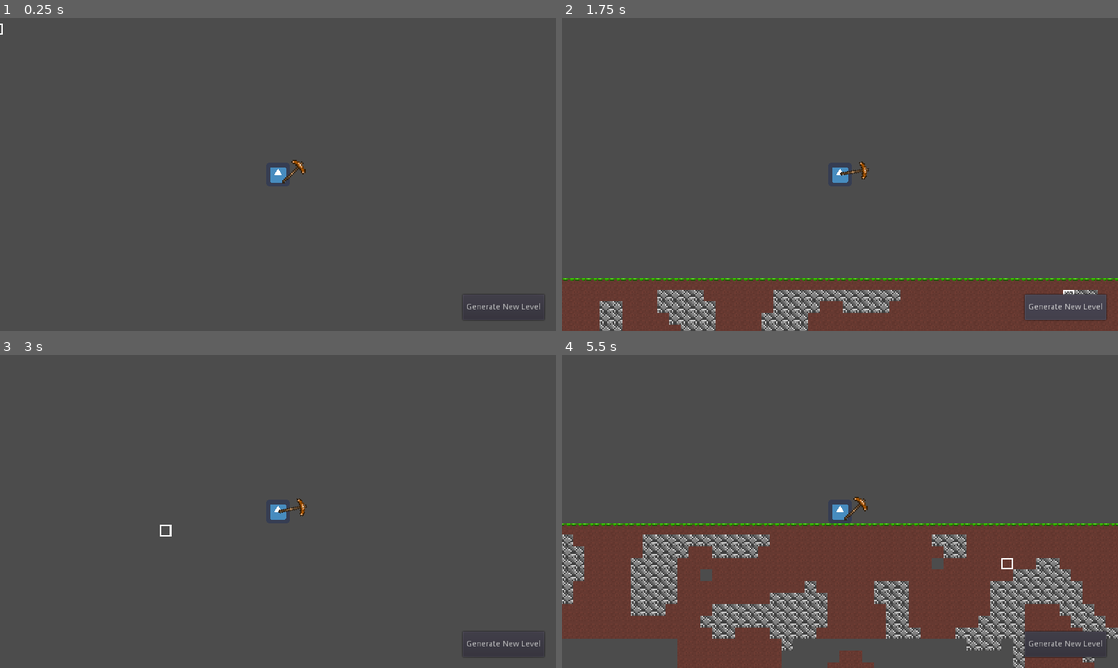
Above: before the commit, frames 1-4 (two rows, left to right).
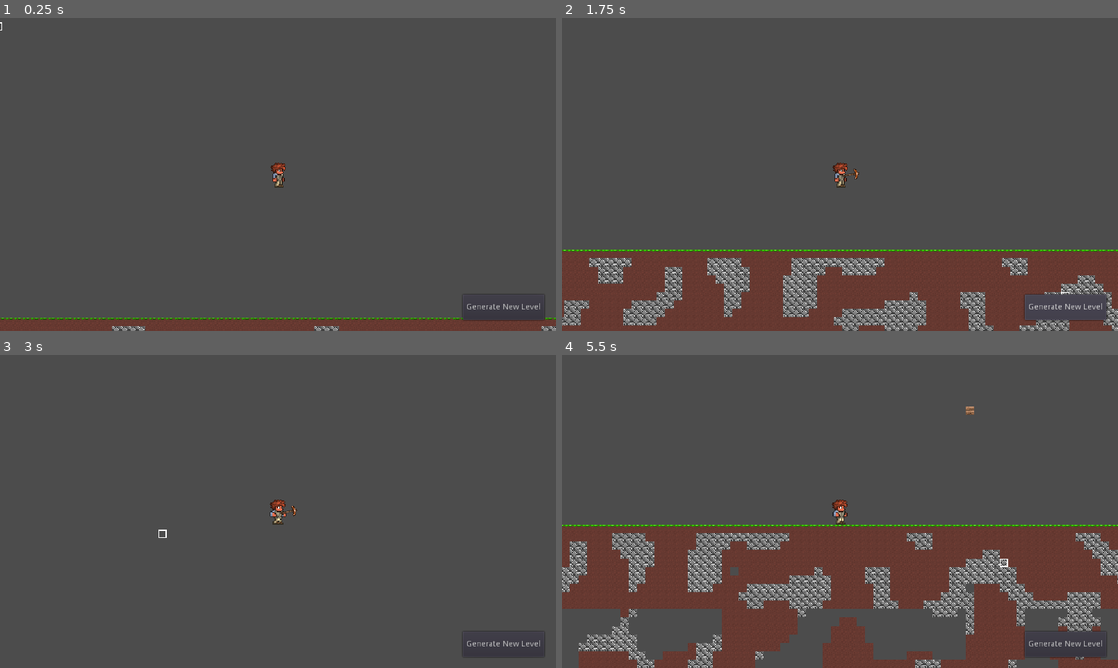
Above: after the commit, the same moments.

Repository: Silicontent/terraria_clone
Game: Godot game, scene res://scenes/Main.tscn
Same seed, same stepped clock (60 frames per second), same inputs: the game is played once before the commit and once after it. The engine's default icon, where the game draws it, is replaced by a stand-in: a white triangle on a blue panel in a dark square.
Inputs (mouse positions are in pixels of both pictures, inside the frame that each line leads up to):
- Up to frame 1 (0.25 s): no input
- Up to frame 2 (1.75 s): click "Generate New Level" at 0.5 s; click "Generate New Level" at 1.25 s
- Up to frame 3 (3 s): tap Enter (util_enter) at 2, 2.3, 2.85 s; move the mouse to (400, 495) at 2.02 s; press the mouse at (400, 495) at 2.03 s; hold D (mv_right) from 2.03 s (still down); tap Space (mv_jump) at 2.27, 2.57 s; move the mouse to (166, 527) at 2.77 s; release the mouse at (166, 527) at 2.78 s
- Up to frame 4 (5.5 s): tap Space (mv_jump) at 3.02, 3.05, 3.32, 3.6, 4.52, 4.82, 5.27, 5.3 s; move the mouse to (895, 442) at 3.52 s; release D (mv_right) at 3.53 s; press the mouse at (895, 442) at 3.53 s; hold A (mv_left) 3.53-4.28 s; move the mouse to (812, 574) at 4.27 s; release the mouse at (812, 574) at 4.28 s; hold D (mv_right) from 4.28 s (still down); click (812, 574) at 4.35 s; tap Enter (util_enter) at 4.55 s; move the mouse to (1006, 558) at 5.02 s; right-click (1006, 558) at 5.1 s

The runs differ from the first frame. In frame 1, 4.3% of the frame differs, in the area x 0-100%, y 1-100%; in frame 2, 16%; in frame 3, 0.3%; in frame 4, 25%, in the area x 0-100%, y 16-100%.

Commit message:
Updated tile and player sprites

Diff:
--- a/project.godot
+++ b/project.godot
@@ -10,7 +10,7 @@
 
 [application]
 
-config/name="Terraria Clone v4 LOCAL"
+config/name="Terraria Clone v4"
 run/main_scene="res://scenes/Main.tscn"
 config/icon="res://icon.png"
 
--- a/scenes/CopperPickaxe.tscn
+++ b/scenes/CopperPickaxe.tscn
@@ -1,6 +1,6 @@
 [gd_scene load_steps=6 format=2]
 
-[ext_resource path="res://assets/copper_pickaxe.png" type="Texture" id=1]
+[ext_resource path="res://assets/tool/copper_pickaxe.png" type="Texture" id=1]
 [ext_resource path="res://scripts/CopperPickaxe.gd" type="Script" id=2]
 
 [sub_resource type="RectangleShape2D" id=1]
--- a/scenes/Main.tscn
+++ b/scenes/Main.tscn
@@ -8,6 +8,12 @@
 [ext_resource path="res://assets/light.png" type="Texture" id=6]
 
 [node name="Main" type="Node2D"]
+
+[node name="BG" type="ParallaxBackground" parent="."]
+
+[node name="Surface" type="ParallaxLayer" parent="BG"]
+
+[node name="Underground" type="ParallaxLayer" parent="BG"]
 
 [node name="World" type="TileMap" parent="."]
 tile_set = ExtResource( 2 )
@@ -40,7 +46,7 @@
 
 [node name="Camera2D" type="Camera2D" parent="Player"]
 current = true
-zoom = Vector2( 0.4, 0.4 )
+zoom = Vector2( 0.55, 0.55 )
 editor_draw_limits = true
 
 [connection signal="pressed" from="UI/GenLevel" to="World" method="_on_GenLevel_pressed"]
--- a/scenes/Player.tscn
+++ b/scenes/Player.tscn
@@ -1,25 +1,69 @@
-[gd_scene load_steps=5 format=2]
+[gd_scene load_steps=24 format=2]
 
-[ext_resource path="res://icon.png" type="Texture" id=1]
+[ext_resource path="res://assets/player/walk/walk_1.png" type="Texture" id=1]
 [ext_resource path="res://scripts/Player.gd" type="Script" id=2]
 [ext_resource path="res://scenes/CopperPickaxe.tscn" type="PackedScene" id=3]
+[ext_resource path="res://assets/player/walk/walk_12.png" type="Texture" id=4]
+[ext_resource path="res://assets/player/walk/walk_9.png" type="Texture" id=5]
+[ext_resource path="res://assets/player/walk/walk_10.png" type="Texture" id=6]
+[ext_resource path="res://assets/player/walk/walk_6.png" type="Texture" id=7]
+[ext_resource path="res://assets/player/walk/walk_2.png" type="Texture" id=8]
+[ext_resource path="res://assets/player/walk/walk_4.png" type="Texture" id=9]
+[ext_resource path="res://assets/player/walk/walk_5.png" type="Texture" id=10]
+[ext_resource path="res://assets/player/walk/walk_7.png" type="Texture" id=11]
+[ext_resource path="res://assets/player/walk/walk_8.png" type="Texture" id=12]
+[ext_resource path="res://assets/player/walk/walk_11.png" type="Texture" id=13]
+[ext_resource path="res://assets/player/walk/walk_13.png" type="Texture" id=14]
+[ext_resource path="res://assets/player/walk/walk_3.png" type="Texture" id=15]
+[ext_resource path="res://assets/player/walk/walk_0.png" type="Texture" id=16]
+[ext_resource path="res://assets/player/idle.png" type="Texture" id=17]
+[ext_resource path="res://assets/player/mine/mine_1.png" type="Texture" id=18]
+[ext_resource path="res://assets/player/mine/mine_2.png" type="Texture" id=19]
+[ext_resource path="res://assets/player/mine/mine_0.png" type="Texture" id=20]
+[ext_resource path="res://assets/player/jump.png" type="Texture" id=21]
+
+[sub_resource type="SpriteFrames" id=2]
+animations = [ {
+"frames": [ ExtResource( 17 ) ],
+"loop": false,
+"name": "idle",
+"speed": 5.0
+}, {
+"frames": [ ExtResource( 21 ) ],
+"loop": false,
+"name": "jump",
+"speed": 5.0
+}, {
+"frames": [ ExtResource( 20 ), ExtResource( 18 ), ExtResource( 19 ) ],
+"loop": false,
+"name": "mine",
+"speed": 1.0
+}, {
+"frames": [ ExtResource( 16 ), ExtResource( 1 ), ExtResource( 8 ), ExtResource( 15 ), ExtResource( 9 ), ExtResource( 10 ), ExtResource( 7 ), ExtResource( 11 ), ExtResource( 12 ), ExtResource( 5 ), ExtResource( 6 ), ExtResource( 13 ), ExtResource( 4 ), ExtResource( 14 ) ],
+"loop": true,
+"name": "walking",
+"speed": 5.0
+} ]
 
 [sub_resource type="RectangleShape2D" id=1]
-extents = Vector2( 6, 6.5 )
+extents = Vector2( 5.5, 10.25 )
 
 [node name="Player" type="KinematicBody2D"]
 script = ExtResource( 2 )
 
-[node name="Sprite" type="Sprite" parent="."]
-scale = Vector2( 0.25, 0.25 )
-texture = ExtResource( 1 )
+[node name="AnimSprite" type="AnimatedSprite" parent="."]
+scale = Vector2( 0.5, 0.5 )
+frames = SubResource( 2 )
+animation = "idle"
+speed_scale = 4.0
+playing = true
 
 [node name="CollisionShape2D" type="CollisionShape2D" parent="."]
-position = Vector2( 0, 1.5 )
+position = Vector2( 0.5, 2.25 )
 shape = SubResource( 1 )
 
 [node name="CopperPickaxe" parent="." instance=ExtResource( 3 )]
-position = Vector2( 11, -2 )
-scale = Vector2( 0.5, 0.5 )
+position = Vector2( 11, -5.96046e-08 )
+scale = Vector2( 0.4, 0.4 )
 
 [connection signal="mine" from="CopperPickaxe" to="." method="_on_CopperPickaxe_mine"]
--- a/scripts/CopperPickaxe.gd
+++ b/scripts/CopperPickaxe.gd
@@ -5,14 +5,20 @@
 var can_swing = true
 
 
+func _ready() -> void:
+	hide()
+
+
 func _physics_process(delta):
 	if Input.is_action_pressed("mb_left") and can_swing:
+		show()
 		anim_player.play("swing")
 		can_swing = false
 
 
 func _on_AnimationPlayer_animation_finished(anim_name):
 	if anim_name == "swing":
+		hide()
 		emit_signal("mine")
 		anim_player.play("RESET")
 		can_swing = true
--- a/scripts/Player.gd
+++ b/scripts/Player.gd
@@ -14,6 +14,8 @@
 var jump_speed := -300
 var velocity := Vector2.ZERO
 
+onready var sprite: AnimatedSprite = $AnimSprite
+
 
 func _ready() -> void:
 	to_spawn()
@@ -22,18 +24,23 @@
 	global_position = start_pos
 
 
+# MOVEMENT ---------------------------------------------------------------
 func movement():
 	var dir = 0
 
 	if Input.is_action_pressed("mv_left"):
 		dir -= 1
+		sprite.flip_h = true
 	if Input.is_action_pressed("mv_right"):
 		dir += 1
+		sprite.flip_h = false
 
 	if dir != 0:
 		velocity.x = lerp(velocity.x, dir * speed, ACC)
+		sprite.play("walking")
 	else:
 		velocity.x = lerp(velocity.x, 0, FRIC)
+		sprite.play("idle")
 
 
 func _physics_process(delta):
@@ -42,16 +49,21 @@
 	velocity.y += GRAV * delta
 	velocity = move_and_slide(velocity, Vector2.UP)
 
+
 	if Input.is_action_just_pressed("mv_jump"):
 		if is_on_floor():
 			velocity.y = jump_speed
+			sprite.play("jump")
 
+	if Input.is_action_just_pressed("mb_left"):
+		sprite.play("mine")
 	if Input.is_action_just_pressed("mb_right"):
 		emit_signal("place")
 	if Input.is_action_just_pressed("util_enter"):
 		to_spawn()
 
 
+# SIGNALS ----------------------------------------------------------------
 func _on_GenLevel_pressed():
 	to_spawn()
 
--- a/tilesets/GroundTiles.tres
+++ b/tilesets/GroundTiles.tres
@@ -1,16 +1,16 @@
 [gd_resource type="TileSet" load_steps=6 format=2]
 
-[ext_resource path="res://assets/mud.png" type="Texture" id=1]
-[ext_resource path="res://assets/stone.png" type="Texture" id=2]
-[ext_resource path="res://assets/wood.png" type="Texture" id=3]
-[ext_resource path="res://assets/grass.png" type="Texture" id=4]
+[ext_resource path="res://assets/tile/stone.png" type="Texture" id=1]
+[ext_resource path="res://assets/tile/mud.png" type="Texture" id=2]
+[ext_resource path="res://assets/tile/wood.png" type="Texture" id=3]
+[ext_resource path="res://assets/tile/grass.png" type="Texture" id=4]
 
 [sub_resource type="RectangleShape2D" id=1]
 extents = Vector2( 4, 4 )
 
 [resource]
 0/name = "Mud"
-0/texture = ExtResource( 1 )
+0/texture = ExtResource( 2 )
 0/tex_offset = Vector2( 0, 0 )
 0/modulate = Color( 1, 1, 1, 1 )
 0/region = Rect2( 0, 0, 8, 8 )
@@ -31,7 +31,7 @@
 } ]
 0/z_index = 0
 1/name = "Stone"
-1/texture = ExtResource( 2 )
+1/texture = ExtResource( 1 )
 1/tex_offset = Vector2( 0, 0 )
 1/modulate = Color( 1, 1, 1, 1 )
 1/region = Rect2( 0, 0, 8, 8 )
--- a/tilesets/GroundTiles.tscn
+++ b/tilesets/GroundTiles.tscn
@@ -1,9 +1,9 @@
 [gd_scene load_steps=6 format=2]
 
-[ext_resource path="res://assets/mud.png" type="Texture" id=1]
-[ext_resource path="res://assets/stone.png" type="Texture" id=2]
-[ext_resource path="res://assets/wood.png" type="Texture" id=3]
-[ext_resource path="res://assets/grass.png" type="Texture" id=4]
+[ext_resource path="res://assets/tile/stone.png" type="Texture" id=1]
+[ext_resource path="res://assets/tile/mud.png" type="Texture" id=2]
+[ext_resource path="res://assets/tile/wood.png" type="Texture" id=3]
+[ext_resource path="res://assets/tile/grass.png" type="Texture" id=4]
 
 [sub_resource type="RectangleShape2D" id=1]
 extents = Vector2( 4, 4 )
@@ -12,7 +12,7 @@
 
 [node name="Mud" type="Sprite" parent="."]
 position = Vector2( 5, 5 )
-texture = ExtResource( 1 )
+texture = ExtResource( 2 )
 __meta__ = {
 "_edit_group_": true
 }
@@ -24,7 +24,7 @@
 
 [node name="Stone" type="Sprite" parent="."]
 position = Vector2( 14, 5 )
-texture = ExtResource( 2 )
+texture = ExtResource( 1 )
 __meta__ = {
 "_edit_group_": true
 }
Binary file removed: assets/bg.png
Binary file added: assets/bg/surface.png
Not shown, added: assets/bg/surface.png.import
Binary file added: assets/bg/underground.png
Not shown, changed: assets/bg/underground.png.import
Binary file removed: assets/copper_pickaxe.png
Binary file added: assets/player/idle.png
Not shown, added: assets/player/idle.png.import
Binary file added: assets/player/jump.png
Not shown, added: assets/player/jump.png.import
Binary file added: assets/player/mine/mine_0.png
Not shown, added: assets/player/mine/mine_0.png.import
(and 43 more such lines)
